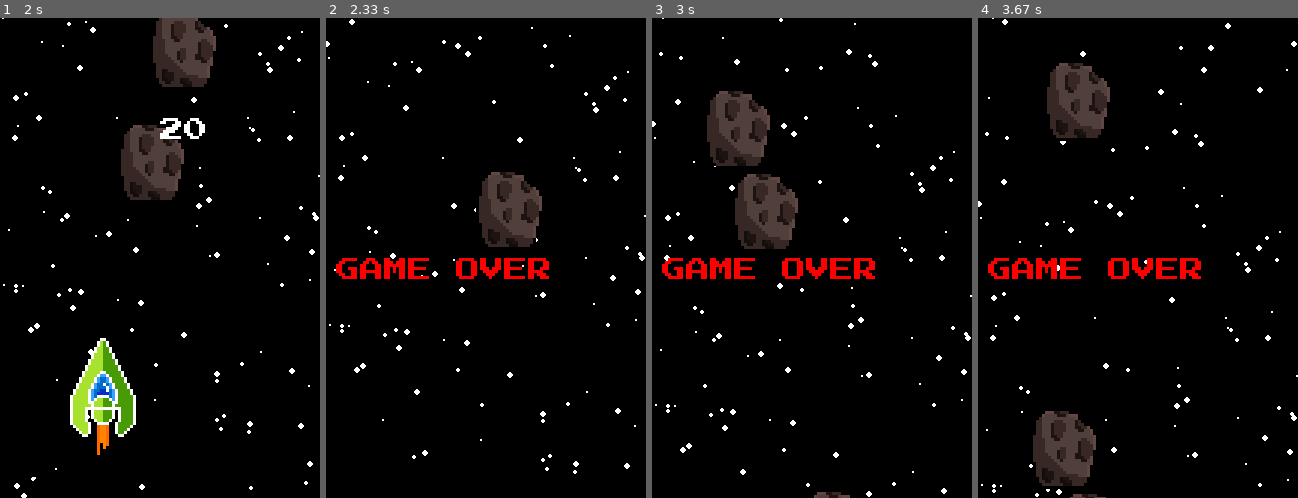
Above: before the commit, frames 1-4 (left to right).
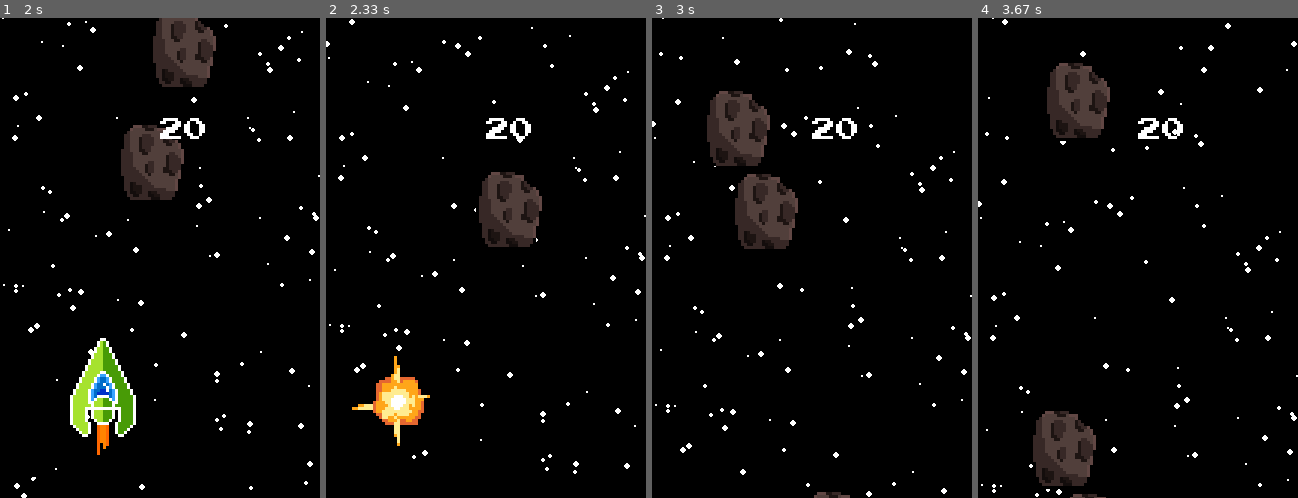
Above: after the commit, the same moments.

Repository: isGoodSoup/astros
Game: pygame game, started from main.py
The game is run twice, just before and just after one commit, with the same random seed, the same clock (stepped at 60 frames per second) and the same inputs.
Inputs:
- Up to frame 1 (2 s): hold Right 0.33-0.8 s; hold Up 0.83-1.13 s; tap Space at 0.9, 1.23, 1.53, 1.73 s; hold Right 1.17-1.63 s; hold Left from 1.67 s (still down)
- Up to frame 2 (2.33 s): tap Space at 2.03, 2.3 s; release Left at 2.2 s; hold Down from 2.23 s (still down)
- Up to frame 3 (3 s): release Down at 2.53 s; hold Left 2.57-2.97 s; tap Space at 2.63, 2.93 s
- Up to frame 4 (3.67 s): no input

Frame 1 is identical in both runs. In frame 2, 3.3% of the frame differs, in the area x 3-70%, y 20-90%; in frame 3, 1.7%; in frame 4, 1.7%.

Commit message:
fix: can't close the window on game over

Diff:
--- a/main.py
+++ b/main.py
@@ -67,6 +67,10 @@
 
     def run(self):
         while self.running:
+            for event in pygame.event.get():
+                if event.type == pygame.QUIT:
+                    self.running = False
+
             self.clock.tick(self.fps)
             self.screen.fill((0,0,0))
 
@@ -148,10 +152,6 @@
                     else:
                         self.ship.state = "idle"
 
-                for event in pygame.event.get():
-                    if event.type == pygame.QUIT:
-                        self.running = False
-
                 self.projectiles.update()
                 self.projectiles.draw(self.screen)
 
@@ -183,20 +183,17 @@
                     self.sounds[1].play()
                     self.score += 10
 
-                self.explosions.update()
-                self.explosions.draw(self.screen)
-
-                text_surface = self.game_font.render(str(self.score), True,
-                                                     "WHITE")
-                self.screen.blit(text_surface, [self.screen_size[0] / 2, 100])
-                pygame.display.update()
+            self.explosions.update()
+            self.explosions.draw(self.screen)
+
+            text_surface = self.game_font.render(str(self.score), True,
+                                                 "WHITE")
+            self.screen.blit(text_surface, [self.screen_size[0] / 2, 100])
+            pygame.display.update()
 
             if self.game_over:
-                game_over_text = self.game_font.render("GAME OVER", True, "RED")
-                self.screen.blit(
-                    game_over_text,
-                    [self.screen_size[0] // 2 - 150, self.screen_size[1] // 2]
-                )
+                game_over = self.game_font.render("GAME OVER", True, "RED")
+                self.screen.blit(game_over,[self.screen_size[0] // 2 - 150, self.screen_size[1] // 2])
         pygame.quit()
 
 if __name__ == '__main__':
